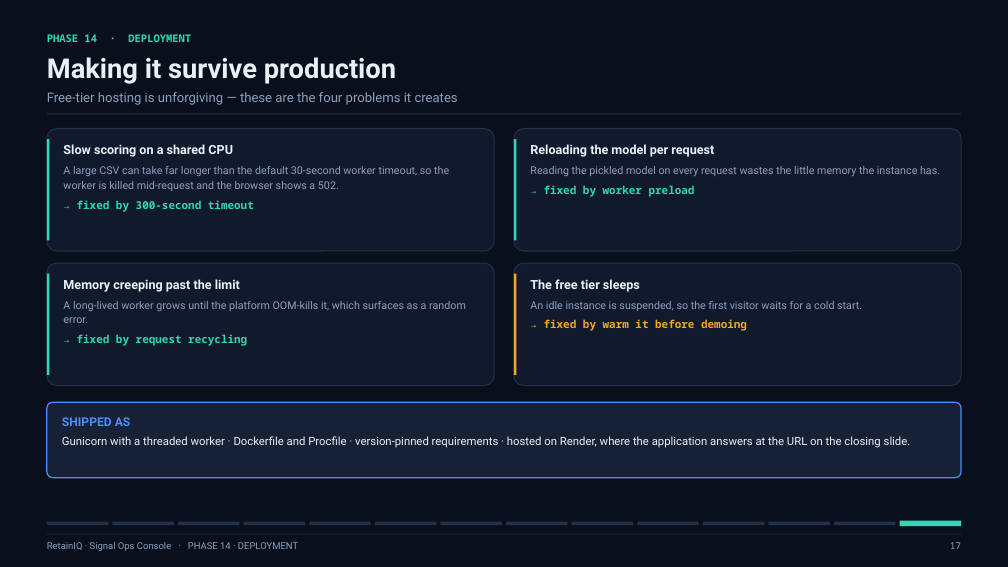
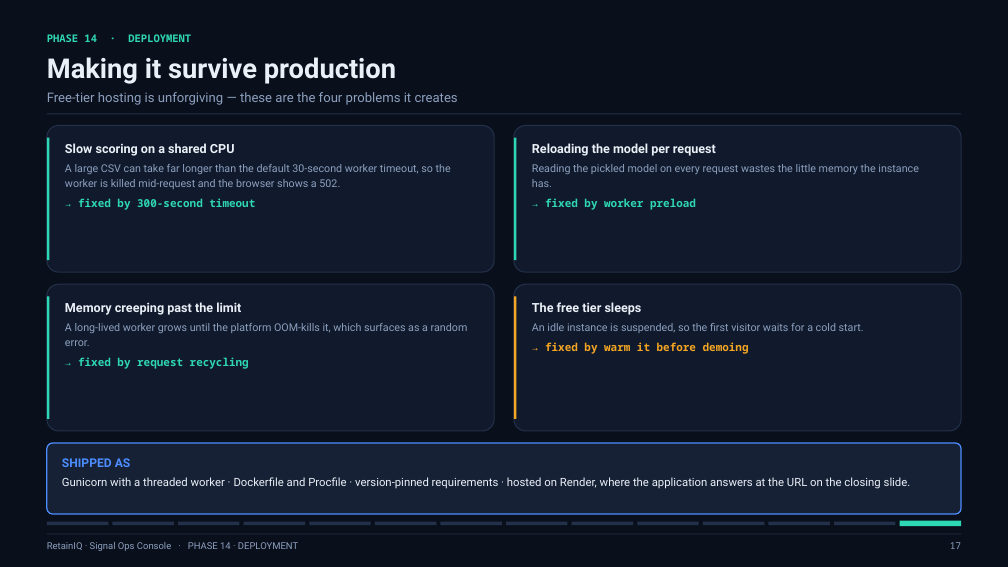
Before and after one commit to Logesh0247/RetainIQ_Signal_Ops_Console, a slide deck: slide 17 of presentation/RetainIQ_Project_Review.pptx. Drawn at 1008x567 pixels with LibreOffice and Linux fonts; fonts in the diff are those of the drawing. Boxes give left, top, right and bottom in pixels: in the first picture for what was removed or moved away, otherwise in the second. Text is boxed around its words. In the diff, an @@ line names an element or a change of style, - is before the commit and + after.

Commit message:
Rebuild the review deck around a vertical fill engine
The previous deck was designed without a renderer, and 16 of its 24 slides left
0.9-1.8in of empty space above the footer. Every body layout now fills an
explicit content band (1.66in-6.80in), and every figure is placed by its own
aspect ratio, so charts land at 100% of their box on every slide.

- build_deck.py: stack()/img_h()/img_w() layout engine; all 20 content slides
  and 5 appendix slides rewritten onto it; tech-stack columns, feature list and
  panel copy re-scaled to fill instead of trailing off.
- build_assets.py: _trim() crops the decorative background margin off every
  chart; chart_cycle redrawn wider; the churn-split caption moved onto the
  slide; cross-validation labels de-collided.
- New appendix A5: how the system fits together (architecture map).
- Verified: audit_deck.py clean (no out-of-bounds, no collisions),
  audit_layout.py reports 0.26in of breathing room above the rail on all 25
  slides, both QR codes in the deck decode back to their URLs.
- presentation/preview/ (QA renders) is gitignored.

```diff
--- a/presentation/RetainIQ_Project_Review.pptx
+++ b/presentation/RetainIQ_Project_Review.pptx
@@ rounded rectangle resized from (x1=47, y1=129, x2=495, y2=251) to (x1=47, y1=126, x2=495, y2=272) @@
@@ rectangle resized from (x1=47, y1=139, x2=50, y2=240) to (x1=47, y1=138, x2=50, y2=260) @@
@@ rounded rectangle resized from (x1=514, y1=129, x2=962, y2=251) to (x1=514, y1=126, x2=962, y2=272) @@
@@ rectangle resized from (x1=514, y1=139, x2=517, y2=240) to (x1=514, y1=138, x2=517, y2=260) @@
@@ text "Reloading the model per request" rewrapped from (x1=530, y1=144, x2=940, y2=197) to (x1=532, y1=143, x2=919, y2=210) @@
@@ rounded rectangle resized from (x1=47, y1=263, x2=495, y2=386) to (x1=47, y1=284, x2=495, y2=431) @@
@@ rectangle resized from (x1=47, y1=274, x2=50, y2=375) to (x1=47, y1=296, x2=50, y2=419) @@
@@ text "Memory creeping past the limit" moved from (x1=63, y1=279, x2=466, y2=346) to (x1=65, y1=302, x2=468, y2=369) @@
@@ rounded rectangle resized from (x1=514, y1=263, x2=962, y2=386) to (x1=514, y1=284, x2=962, y2=431) @@
@@ rectangle resized from (x1=514, y1=274, x2=517, y2=375) to (x1=514, y1=296, x2=517, y2=419) @@
@@ text "The free tier sleeps" moved from (x1=530, y1=279, x2=862, y2=331) to (x1=532, y1=302, x2=864, y2=354) @@
@@ rounded rectangle resized from (x1=47, y1=402, x2=961, y2=478) to (x1=47, y1=443, x2=961, y2=514) @@
@@ text "SHIPPED AS" moved from (x1=62, y1=417, x2=911, y2=448) to (x1=62, y1=458, x2=911, y2=489) @@
```
Also in this commit, not shown: 23 other slides changed, 1 slide added, 21 other files.
